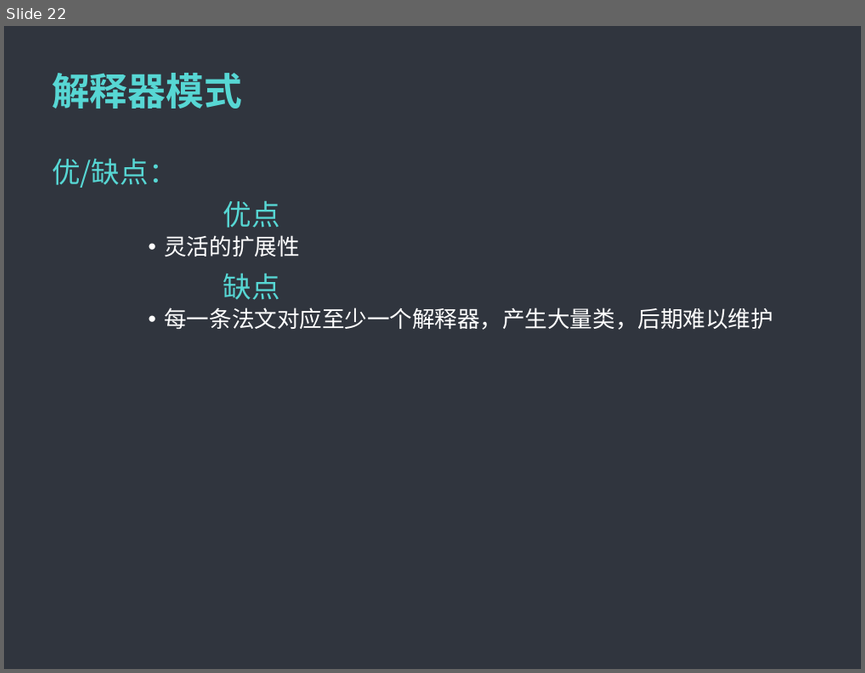
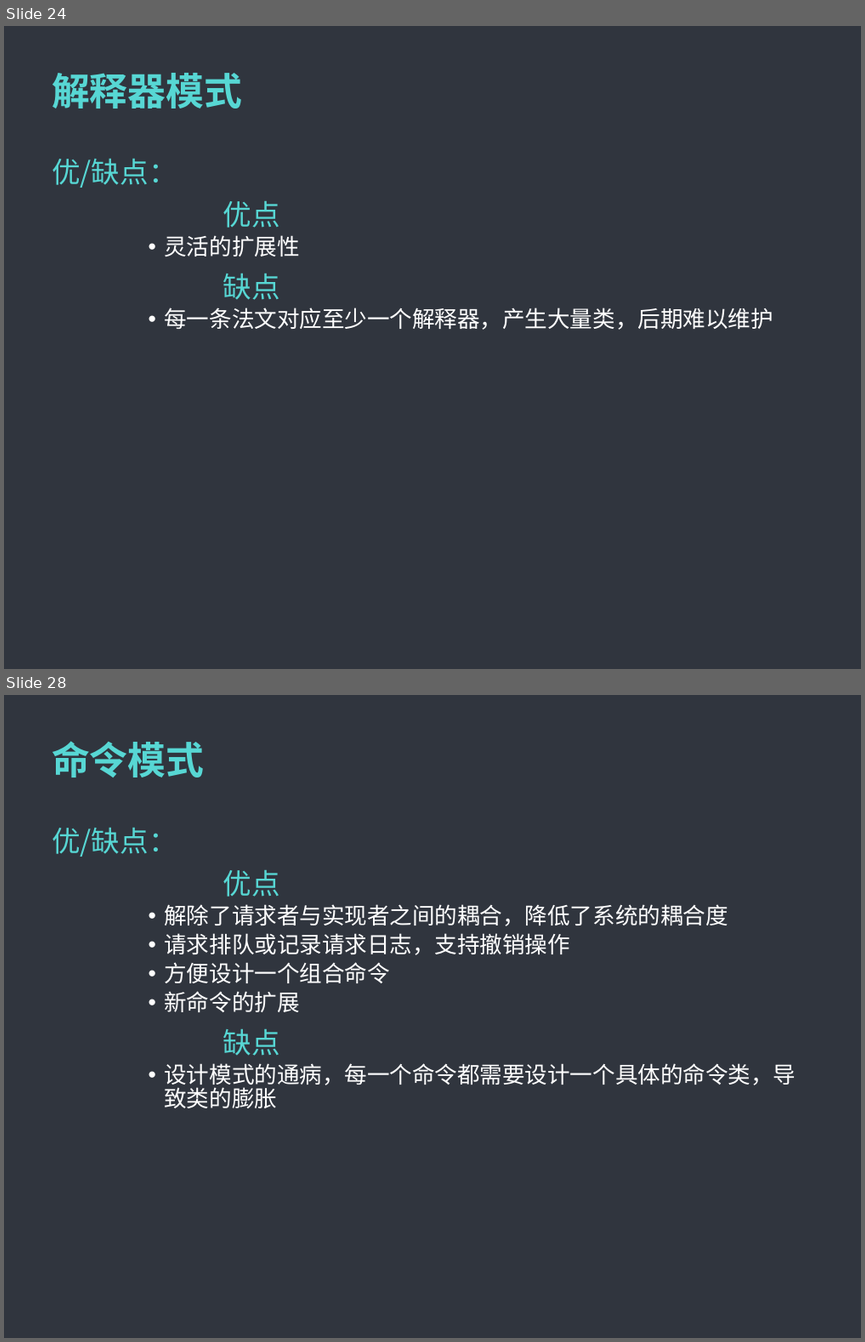
Before and after one commit to MintLy/JavaDesignMode, a slide deck: DesignMode.ppt. Shown one above the other, each under a label of ours: slide 22 before the commit, slides 24 and 28 after it; the slides between them are not shown. The pictures are 865x673 and 865x1342 pixels, drawn with LibreOffice and Linux fonts; fonts in the diff are those of the drawing; background and template pictures are left out. Boxes give left, top, right and bottom in pixels: in the first picture for what was removed or moved away, otherwise in the second. Text is boxed around its words. In the diff, an @@ line names an element or a change of style, - is before the commit and + after.

```diff
--- a/DesignMode.ppt
+++ b/DesignMode.ppt
@@ slide 28 added at bbox=[4, 695, 861, 1338], background #5F5F5F; not listed: 1 template element that a slide beside it also shows @@
@@ title added at bbox=[52, 741, 204, 777], 32 pt, text #57D7D4, bold @@
+命令模式
@@ text added at bbox=[52, 828, 795, 1108], 19 pt, text #FFFFFF @@
+优/缺点：
+优点
+      • 解除了请求者与实现者之间的耦合，降低了系统的耦合度
+      • 请求排队或记录请求日志，支持撤销操作
+      • 方便设计一个组合命令
+      • 新命令的扩展
+缺点
+      • 设计模式的通病，每一个命令都需要设计一个具体的命令类，导致类的膨胀
@@ what was slide 22 is now slide 24 @@
```
Also in this commit, not shown: 1 slide changed, 21 other slides added, 7 other files.
